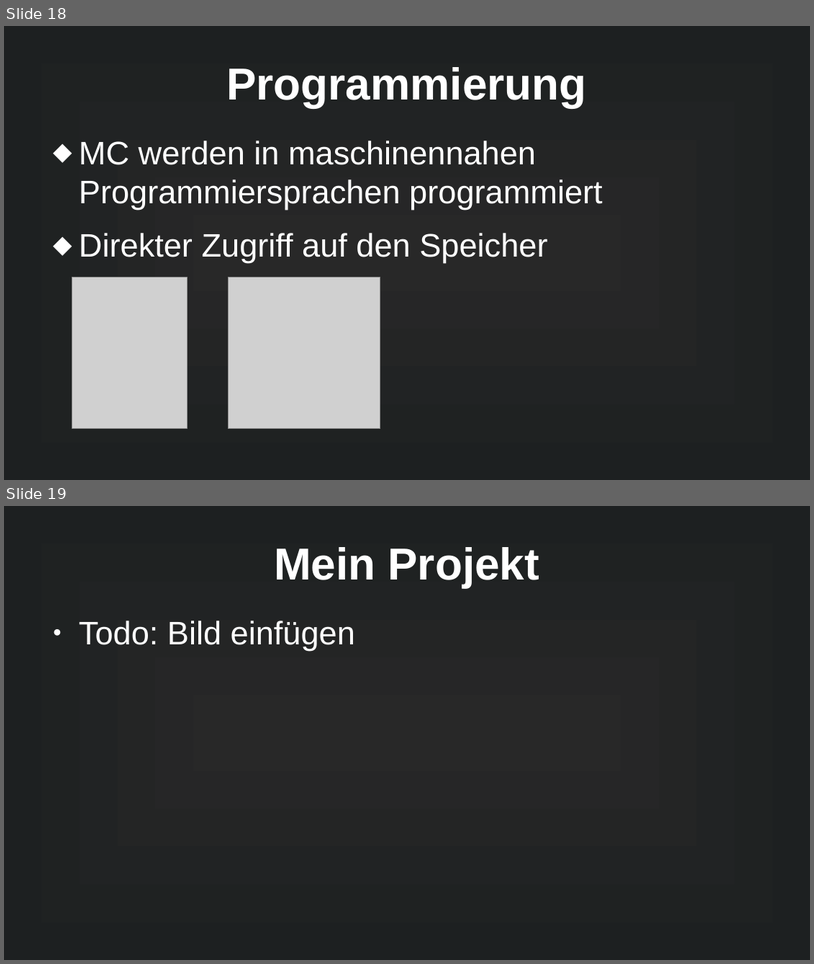
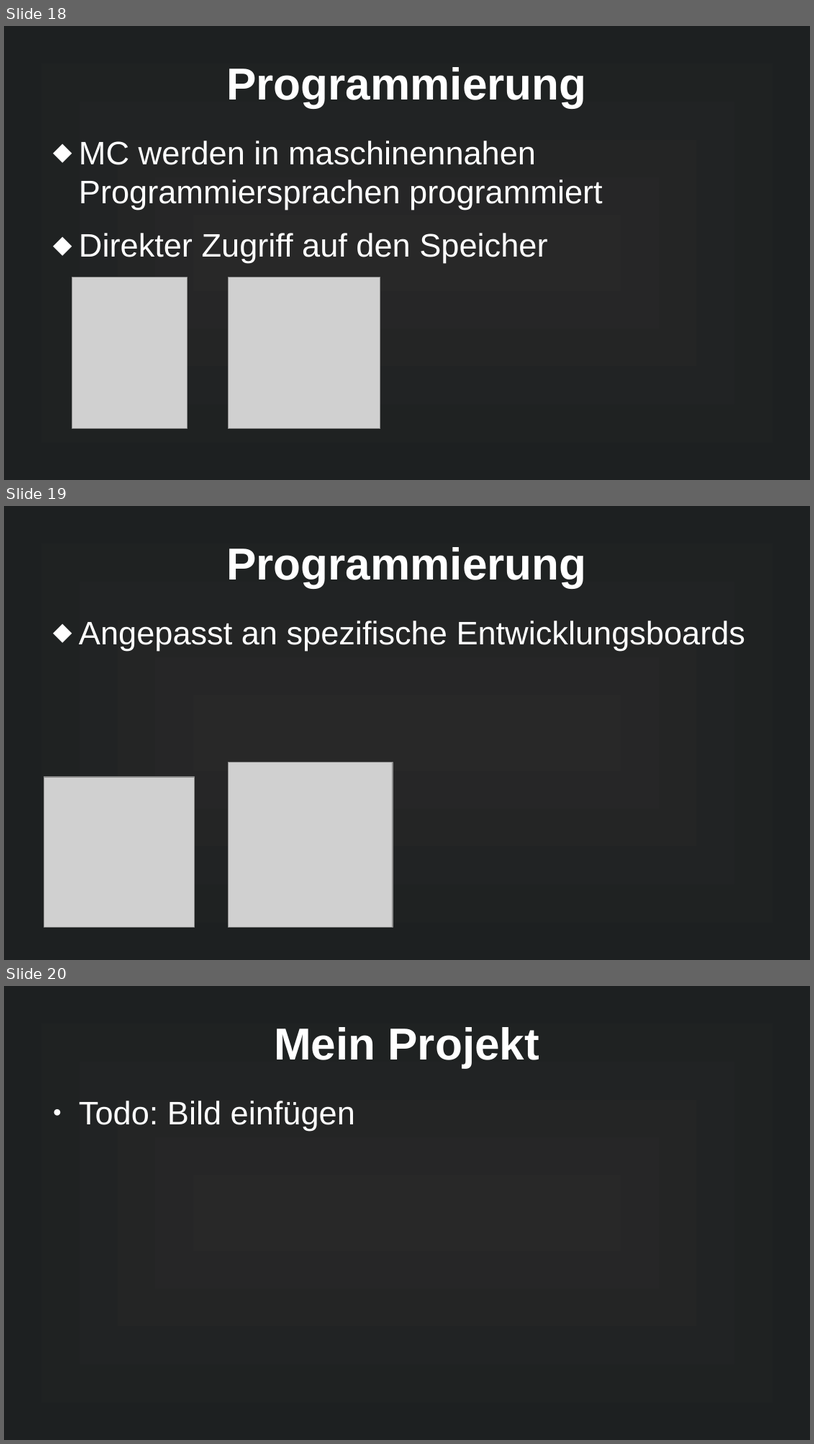
Before and after one commit to MuffinKran24/IMP_GFS, a slide deck: Mikrocontroller_GFS.odp. Shown one above the other, each under a label of ours: slides 18 and 19 before the commit, slides 18, 19 and 20 after it. The pictures are 814x964 and 814x1444 pixels, drawn with LibreOffice and Linux fonts; fonts in the diff are those of the drawing; grey boxes stand for pictures. Boxes give left, top, right and bottom in pixels: in the first picture for what was removed or moved away, otherwise in the second. Text is boxed around its words. In the diff, an @@ line names an element or a change of style, - is before the commit and + after.

```diff
--- a/Mikrocontroller_GFS.odp
+++ b/Mikrocontroller_GFS.odp
@@ slide 19 added at (x1=4, y1=506, x2=810, y2=960), background gradient #282828 to #1D2021 @@
@@ title added at (x1=226, y1=547, x2=586, y2=587), 44 pt, text #FFFFFF, bold @@
+Programmierung
@@ text added at (x1=79, y1=620, x2=746, y2=651), 32 pt, text #FFFFFF @@
+⬥ Angepasst an spezifische Entwicklungsboards
@@ picture added at (x1=228, y1=762, x2=393, y2=926) @@
@@ picture added at (x1=44, y1=777, x2=194, y2=926) @@
@@ what was slide 19 is now slide 20 @@
```
Also in this commit, not shown: 1 slide changed, 5 other files.
